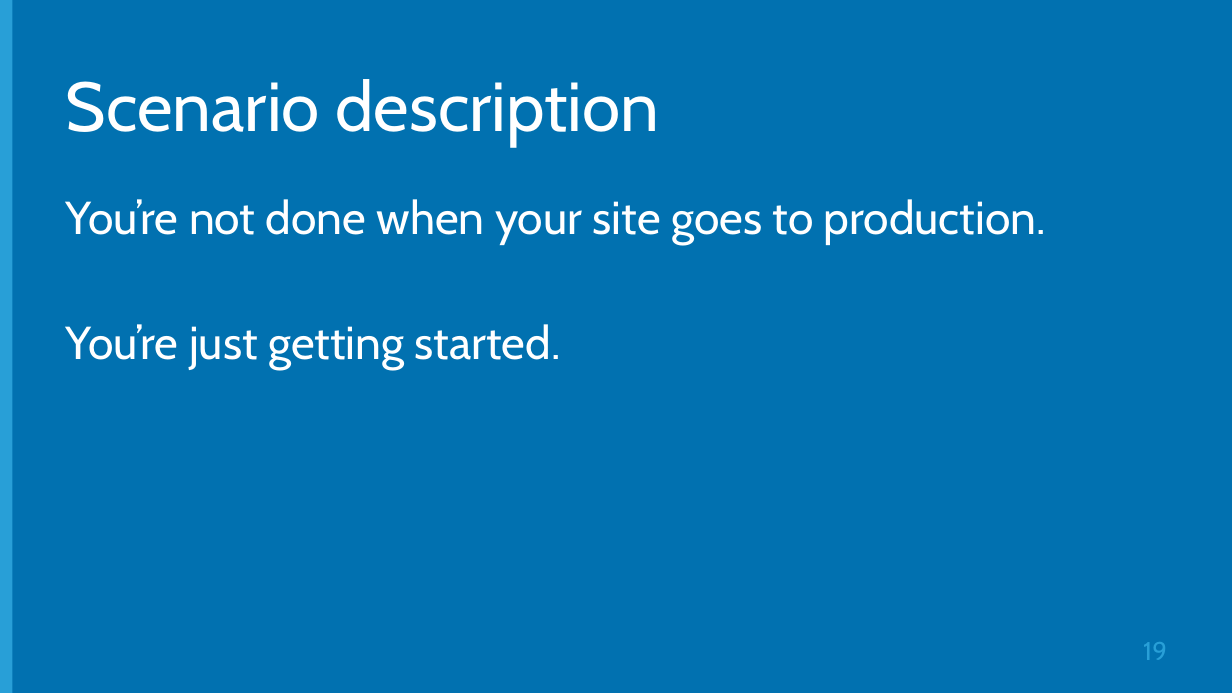
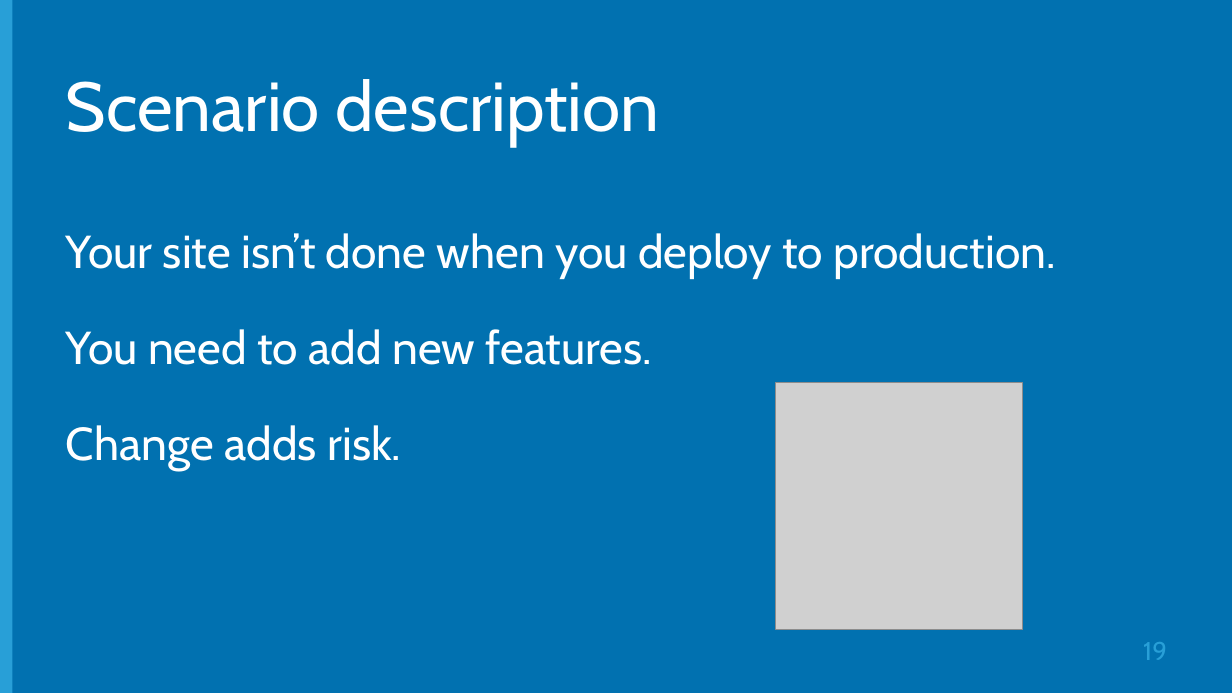
Before and after one commit to Microsoft-Web/DECK-ASPNET-in-Production, a slide deck: slide 19 of 6-ASPNET-in-Production.pptx. Drawn at 1232x693 pixels with LibreOffice and Linux fonts; fonts in the diff are those of the drawing; grey boxes stand for pictures; background and template pictures are left out. Boxes give left, top, right and bottom in pixels: in the first picture for what was removed or moved away, otherwise in the second. Text is boxed around its words. In the diff, an @@ line names an element or a change of style, - is before the commit and + after.

```diff
--- a/6-ASPNET-in-Production.pptx
+++ b/6-ASPNET-in-Production.pptx
@@ text at <box>66,233,1056,471</box>: text changed @@
-You’re not done when your site goes to production.
-You’re just getting started.
+Your site isn’t done when you deploy to production.
+You need to add new features.
+Change adds risk.
@@ picture added at <box>776,383,1023,629</box> @@
```
Also in this commit, not shown: 2 other slides changed, 7 slides added, 1 slide removed.
